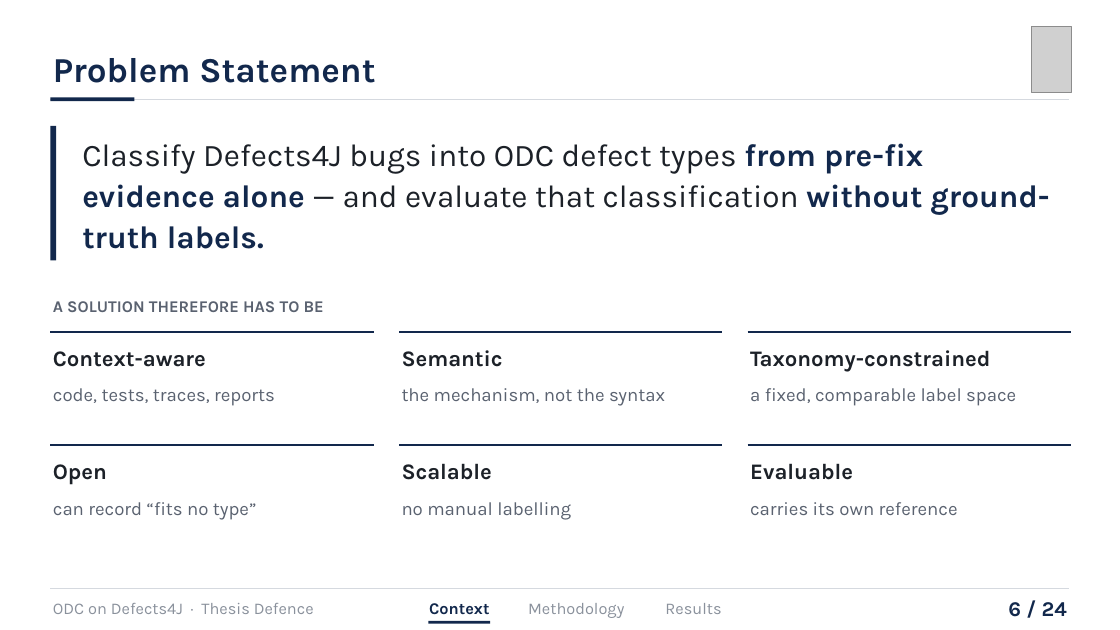
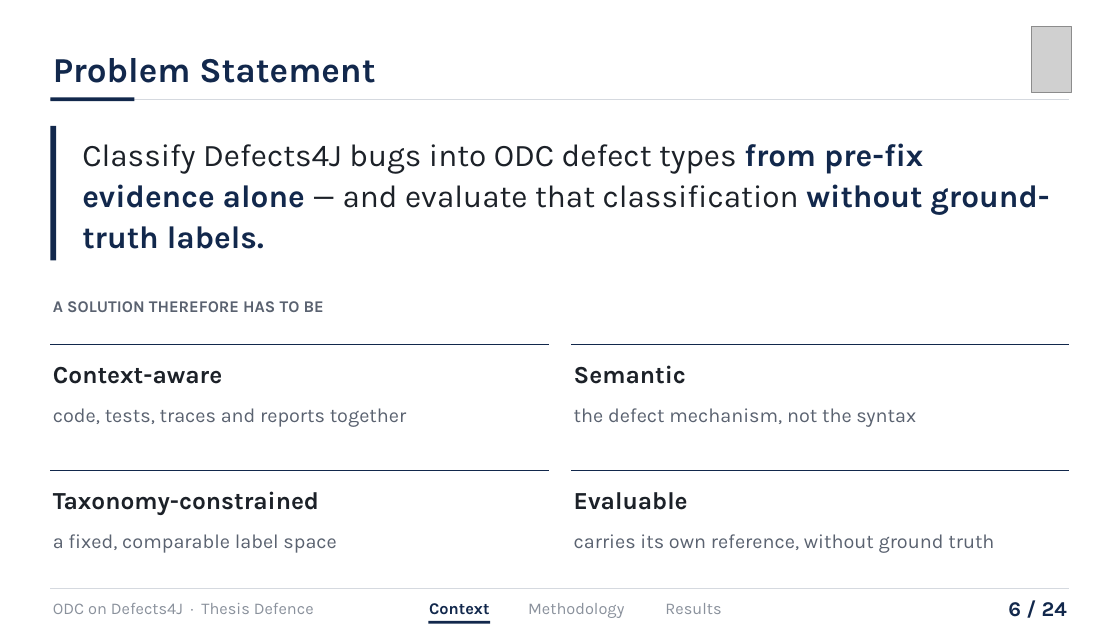
Before and after one commit to hasin023/d4j_odc_implementation, a slide deck: slide 6 of iut_submissions/presentation/Defence/SWE_Orthogonal Defect Classification on Defects4J Using an LLM-Driven Scientific Approach_presentation.pptx. Drawn at 1120x630 pixels with LibreOffice and Linux fonts; fonts in the diff are those of the drawing; grey boxes stand for pictures. Boxes give left, top, right and bottom in pixels: in the first picture for what was removed or moved away, otherwise in the second. Text is boxed around its words. In the diff, an @@ line names an element or a change of style, - is before the commit and + after.

```diff
--- a/iut_submissions/presentation/Defence/SWE_Orthogonal Defect Classification on Defects4J Using an LLM-Driven Scientific Approach_presentation.pptx
+++ b/iut_submissions/presentation/Defence/SWE_Orthogonal Defect Classification on Defects4J Using an LLM-Driven Scientific Approach_presentation.pptx
@@ text "Context-aware": place and size @@
-text "Context-aware" at (53,351,206,367)
+text "Context-aware" at (53,366,222,384)
@@ line moved from (50, 332) - (374, 332) to (50, 344) - (549, 344) @@
@@ text "Semantic": place and size @@
-text "Semantic" at (402,350,503,367)
+text "Semantic" at (574,365,686,384)
@@ line moved from (399, 332) - (723, 332) to (571, 344) - (1070, 344) @@
@@ text at (53,408,407,427): text changed; size 16 to 17 pt @@
-code, tests, traces, reports
+code, tests, traces and reports together
@@ text at (574,408,916,427): text changed; size 16 to 17 pt @@
-the mechanism, not the syntax
+the defect mechanism, not the syntax
@@ line removed from (399, 445) to (723, 445) @@
@@ line removed from (748, 445) to (1071, 445) @@
@@ line moved from (748, 332) - (1071, 332) to (50, 471) - (549, 471) @@
@@ text removed at (53,464,107,485) @@
-Open
@@ text removed at (402,463,492,480) @@
-Scalable
@@ line moved from (50, 445) - (374, 445) to (571, 471) - (1070, 471) @@
@@ text "Taxonomy-constrained": place and size @@
-text "Taxonomy-constrained" at (750,350,990,372)
+text "Taxonomy-constrained" at (53,491,319,515)
@@ text removed at (53,502,256,520) @@
-can record “fits no type”
@@ text removed at (402,502,571,520) @@
-no manual labelling
@@ size 19 to 21 pt in 4 elements at (53,366,222,384), (574,365,686,384), (53,491,319,515), (574,492,688,510) @@
@@ text "Evaluable": place and size @@
-text "Evaluable" at (750,463,853,480)
+text "Evaluable" at (574,492,688,510)
@@ text "a fixed, comparable label space": place and size @@
-text "a fixed, comparable label space" at (750,388,1016,406)
+text "a fixed, comparable label space" at (53,534,336,553)
@@ text "a fixed, comparable label space" at (53,534,336,553): size 16 to 17 pt @@
@@ text at (574,534,994,553): text changed; size 16 to 17 pt @@
-carries its own reference
+carries its own reference, without ground truth
```
Also in this commit, not shown: 7 other slides changed, 3 other files.
